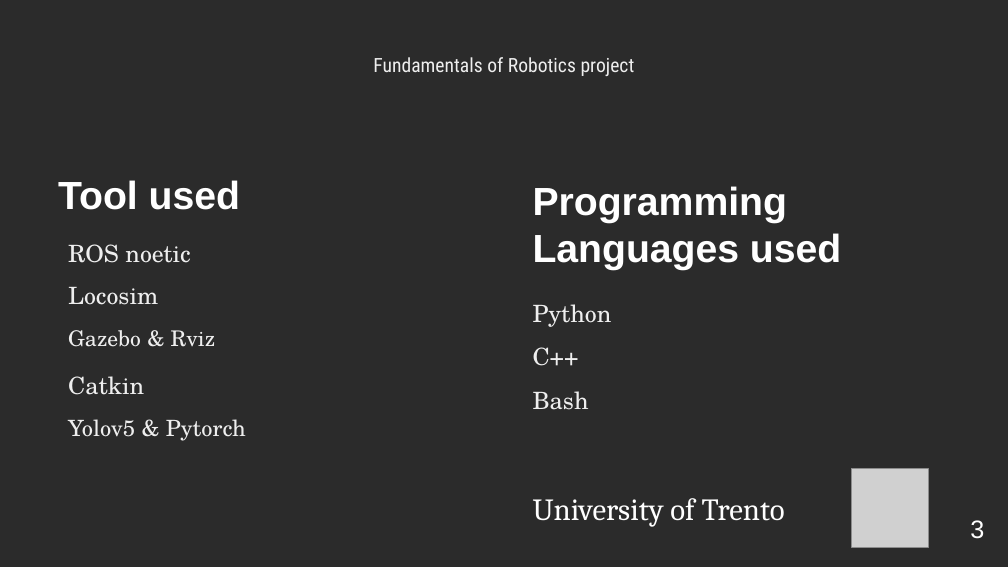
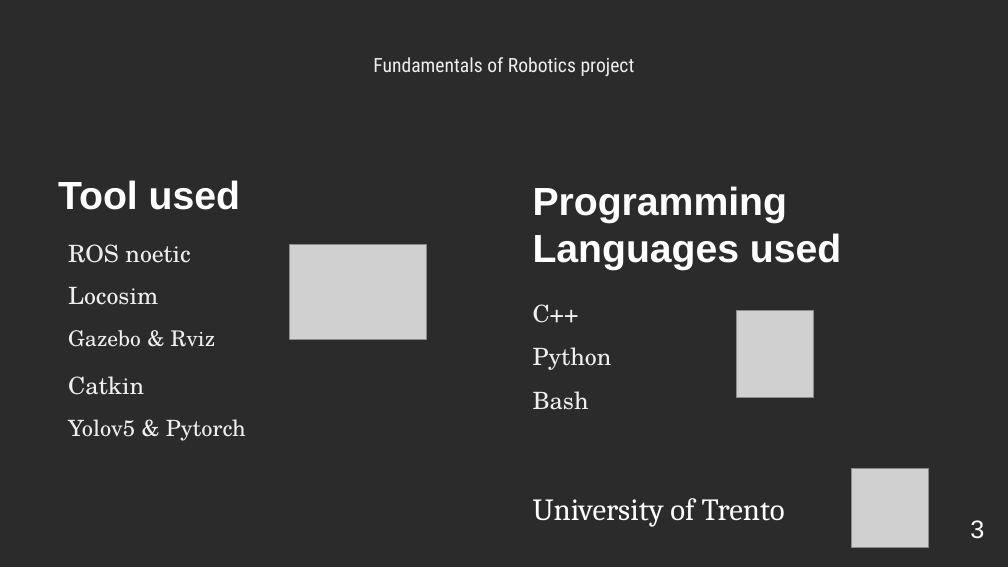
Before and after one commit to LordBions/Robotics_ICE23_UNITN, a slide deck: slide 3 of Documents/Robotics.pptx. Drawn at 1008x567 pixels with LibreOffice and Linux fonts; fonts in the diff are those of the drawing; grey boxes stand for pictures; background and template pictures are left out; a plain dark background stands for a picture behind light text. Boxes give left, top, right and bottom in pixels: in the first picture for what was removed or moved away, otherwise in the second. Text is boxed around its words. In the diff, an @@ line names an element or a change of style, - is before the commit and + after.

```diff
--- a/Documents/Robotics.pptx
+++ b/Documents/Robotics.pptx
@@ picture added at box(289, 245, 426, 340) @@
@@ subtitle "C++": place and size @@
-subtitle "C++" at box(533, 347, 579, 366)
+subtitle "C++" at box(533, 304, 579, 323)
@@ picture added at box(736, 310, 813, 397) @@
@@ subtitle "Python": place and size @@
-subtitle "Python" at box(533, 304, 612, 327)
+subtitle "Python" at box(533, 347, 612, 370)
```
Also in this commit, not shown: 15 other slides changed, 4 slides added, 6 other files.
